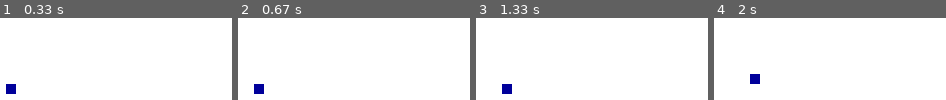
Above: before the commit, frames 1-4 (left to right).
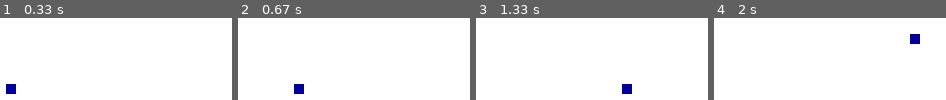
Above: after the commit, the same moments.

Repository: Andrew-Pynch/neuralink-bot
Game: pygame game, started from surgery_game.py
The game is run twice, just before and just after one commit, with the same random seed, the same clock (stepped at 60 frames per second) and the same inputs.
Inputs:
- Up to frame 1 (0.33 s): no input
- Up to frame 2 (0.67 s): hold Backspace from 0.33 s (still down); hold Right from 0.33 s (still down)
- Up to frame 3 (1.33 s): release Backspace at 0.8 s; release Right at 0.8 s; hold Right 0.83-1.3 s
- Up to frame 4 (2 s): hold Up 1.33-1.63 s; hold Right from 1.67 s (still down)

Frame 1 is identical in both runs. In frame 2, 1.1% of the frame differs, in the area x 6-29%, y 80-93%; in frame 3, 1.1%; in frame 4, 1.1%.

Commit message:
update movement

Diff:
--- a/surgery_game.py
+++ b/surgery_game.py
@@ -63,6 +63,11 @@
     pass
 
 
+def text_objects(text, color):
+    text_surface = font.render(text, True, color)
+    return text_surface, text_surface.get_rect()
+
+
 def message_to_screen(msg, color, y_displace=0, size='small'):
     """Display a message on the screen!"""
     # surface object and the rectangle "shape"
@@ -86,7 +91,7 @@
     x_change = 0
     y_change = 0
 
-    thread_counter = 10
+    lace_counter = 10
 
 
     while not game_exit:
@@ -118,17 +123,37 @@
             """### MOVEMENT ###"""
             if event.type == pygame.KEYDOWN:
                 if event.key == pygame.K_LEFT:
-                    x_change = -10
+                    x_change = -lace_size
+                    y_change = 0
                 elif event.key == pygame.K_RIGHT:
-                    x_change = 10
+                    x_change = lace_size
+                    y_change = 0
                 elif event.key == pygame.K_UP:
-                    y_change = -10 # negative y = up in pygame
+                    y_change = -lace_size # negative y = up in pygame
+                    x_change = 0
                 elif event.key == pygame.K_DOWN:
-                    y_change = 10 # positive y = down
-                elif event.key == pygame.K_KP_ENTER:
-                    thread_counter -= 1
-                    ### FUNCTIONALIZE THIS ###
-                    pygame.draw.rect(game_display, blue, [x, y, lace_size, lace_size])
+                    y_change = lace_size # positive y = down
+                    x_change = 0
+                elif event.key == pygame.K_BACKSPACE:
+                    """
+                    DIAGRAM THIS FUNCTIONALITY
+                    """
+                    print("Backspace key pressed")
+
+            """### STOP MOVING WHEN KEY IS RELEASED ###"""
+            if event.type == pygame.KEYUP:
+                if event.key == pygame.K_LEFT:
+                    x_change = 0
+                    y_change = 0
+                elif event.key == pygame.K_RIGHT:
+                    x_change = 0
+                    y_change = 0
+                elif event.key == pygame.K_UP:
+                    y_change = 0 # negative y = up in pygame
+                    x_change = 0
+                elif event.key == pygame.K_DOWN:
+                    y_change = 0 # positive y = down
+                    x_change = 0
 
 
 
@@ -140,14 +165,13 @@
         """UPDATE POSISTION OF LACE BASED OFF PLAYER INPUT"""
         # Set posistion to velocity
         x += x_change
-        x_change = 0 # Reset velocity to 0 after each move
 
         y += y_change
-        y_change = 0 # Reset velocity to 0 after each move
 
         # We have to render the background first since layers are in order from furthest to closest
         game_display.fill(white)
         """### FUNCTIONALIZE THIS ###"""
+        print("%s, %s" % (x, y))
         pygame.draw.rect(game_display, blue, [x, y, lace_size, lace_size])
 
 
